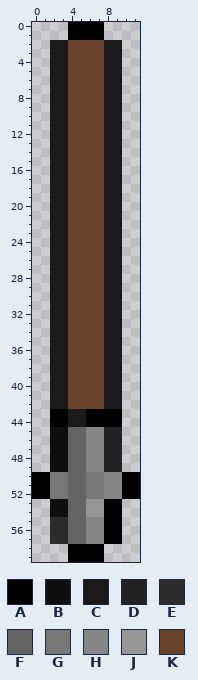
Two versions of one pixel-art sprite, data/module/historical/sprite/effect/bolt-big/base.png. Above is the file before it was changed.
The file is 12x60 pixels. Colours within 5 levels of each other are drawn and written as one.
Palette (. is transparent): A #000000  B #0e0e0e  C #1a1a1a  D #232323  E #2c2c2c  F #646464  G #787878  H #868686  J #969696  K #6a422c
Pixels before, first column x 0:
 0 ....AAAA....
 1 ....AAAA....
 2 ..CCKKKKCC..
 3 ..CCKKKKCC..
 4 ..CCKKKKCC..
 5 ..CCKKKKCC..
 6 ..CCKKKKCC..
 7 ..CCKKKKCC..
 8 ..CCKKKKCC..
 9 ..CCKKKKCC..
10 ..CCKKKKCC..
11 ..CCKKKKCC..
12 ..CCKKKKCC..
13 ..CCKKKKCC..
14 ..CCKKKKCC..
15 ..CCKKKKCC..
16 ..CCKKKKCC..
17 ..CCKKKKCC..
18 ..CCKKKKCC..
19 ..CCKKKKCC..
20 ..CCKKKKCC..
21 ..CCKKKKCC..
22 ..CCKKKKCC..
23 ..CCKKKKCC..
24 ..CCKKKKCC..
25 ..CCKKKKCC..
26 ..CCKKKKCC..
27 ..CCKKKKCC..
28 ..CCKKKKCC..
29 ..CCKKKKCC..
30 ..CCKKKKCC..
31 ..CCKKKKCC..
32 ..CCKKKKCC..
33 ..CCKKKKCC..
34 ..CCKKKKCC..
35 ..CCKKKKCC..
36 ..CCKKKKCC..
37 ..CCKKKKCC..
38 ..CCKKKKCC..
39 ..CCKKKKCC..
40 ..CCKKKKCC..
41 ..CCKKKKCC..
42 ..CCKKKKCC..
43 ..AACCAAAA..
44 ..AACCAAAA..
45 ..BBFFHHDD..
46 ..BBFFHHDD..
47 ..BBFFHHDD..
48 ..BBFFHHDD..
49 ..BBFFHHDD..
50 AAGGFFGGHHAA
51 AAGGFFGGHHAA
52 AAGGFFGGHHAA
53 ..BBFFJJAA..
54 ..BBFFJJAA..
55 ..EEFFHHAA..
56 ..EEFFHHAA..
57 ..EEFFHHAA..
58 ....AAAA....
59 ....AAAA....
Now the later version:
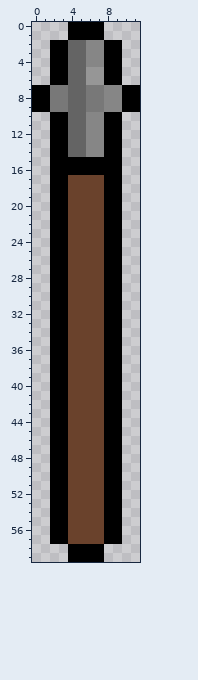
From old to new:
Changed rows in their new state; - is an unchanged pixel.
first column x 0:
 2 --AAFFHHAA--
 3 --AAFFHHAA--
 4 --AAFFHHAA--
 5 --AAFFJJAA--
 6 --AAFFJJAA--
 7 AAGGFFGGHHAA
 8 AAGGFFGGHHAA
 9 AAGGFFGGHHAA
10 --AAFFHHAA--
11 --AAFFHHAA--
12 --AAFFHHAA--
13 --AAFFHHAA--
14 --AAFFHHAA--
15 --AAAAAAAA--
16 --AAAAAAAA--
17 --AA----AA--
18 --AA----AA--
19 --AA----AA--
20 --AA----AA--
21 --AA----AA--
22 --AA----AA--
23 --AA----AA--
24 --AA----AA--
25 --AA----AA--
26 --AA----AA--
27 --AA----AA--
28 --AA----AA--
29 --AA----AA--
30 --AA----AA--
31 --AA----AA--
32 --AA----AA--
33 --AA----AA--
34 --AA----AA--
35 --AA----AA--
36 --AA----AA--
37 --AA----AA--
38 --AA----AA--
39 --AA----AA--
40 --AA----AA--
41 --AA----AA--
42 --AA----AA--
43 ----KKKK----
44 ----KKKK----
45 --AAKKKKAA--
46 --AAKKKKAA--
47 --AAKKKKAA--
48 --AAKKKKAA--
49 --AAKKKKAA--
50 ..AAKKKKAA..
51 ..AAKKKKAA..
52 ..AAKKKKAA..
53 --AAKKKK----
54 --AAKKKK----
55 --AAKKKK----
56 --AAKKKK----
57 --AAKKKK----
Changed places in both pictures, as pixel boxes (x1, y1, x2, y2):
changed: (32, 40, 140, 544)
